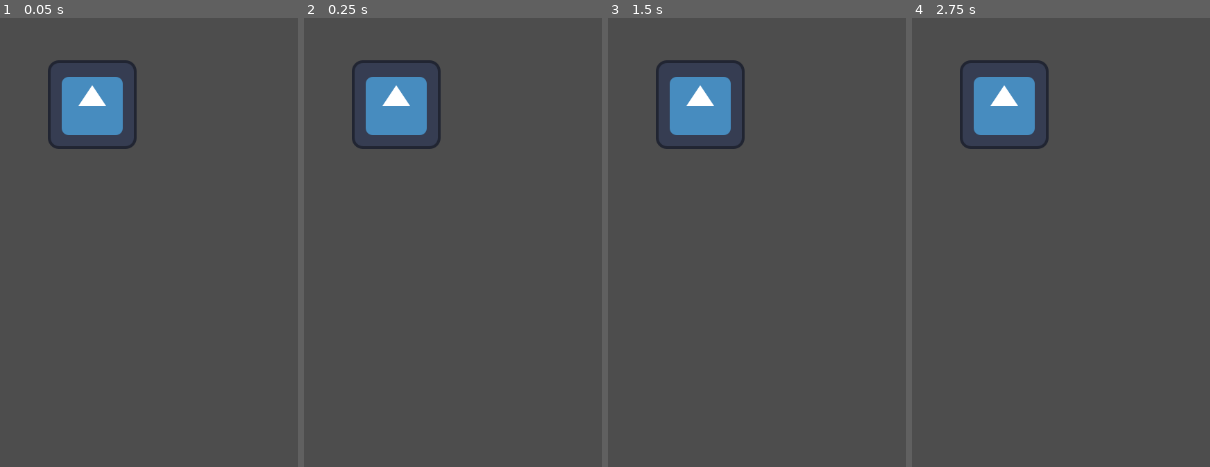
Above: before the commit, frames 1-4 (left to right).
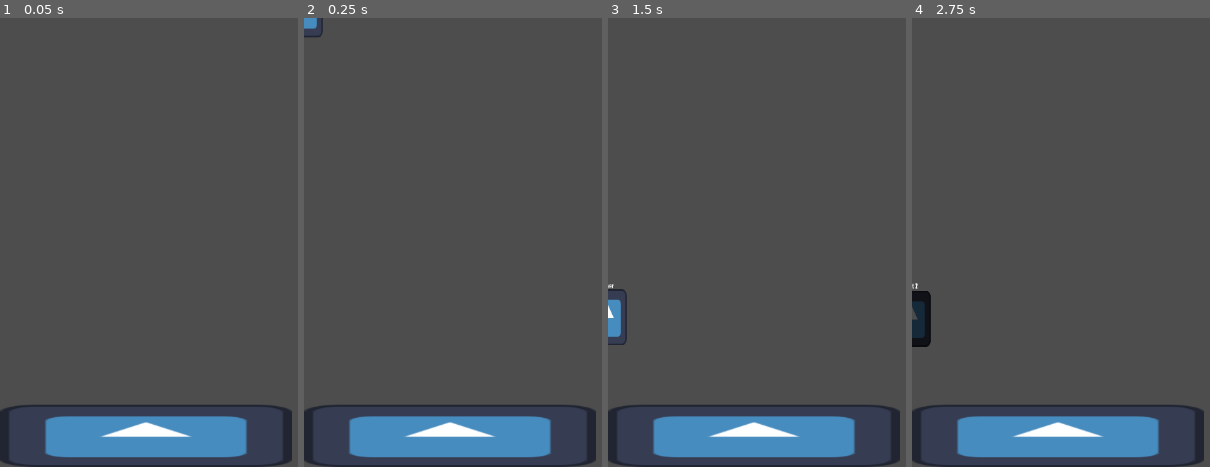
Above: after the commit, the same moments.

Repository: MrDreamhost/gmtk-jam-2025
Game: Godot game, scene res://game/main.tscn
Same seed, same stepped clock (60 frames per second), same inputs: the game is played once before the commit and once after it. The engine's default icon, where the game draws it, is replaced by a stand-in: a white triangle on a blue panel in a dark square.
Inputs (mouse positions are in pixels of both pictures, inside the frame that each line leads up to):
- Up to frame 1 (0.05 s): no input
- Up to frame 2 (0.25 s): no input
- Up to frame 3 (1.5 s): tap Enter (ui_accept) at 0.5, 0.6 s; move the mouse to (outside the picture) at 0.52 s; press the mouse at (outside the picture) at 0.53 s; hold Right (ui_right) from 0.53 s (still down); tap Space (player_jump, bound only after the commit) at 0.77, 1.07 s; move the mouse to (846, 264) at 1.27 s; release the mouse at (846, 264) at 1.28 s; click (846, 264) at 1.35 s
- Up to frame 4 (2.75 s): tap Space (player_jump, bound only after the commit) at 1.52, 1.82, 2.3 s; right-click (1150, 264) at 1.55 s; tap Enter (ui_accept) at 2 s; move the mouse to (outside the picture) at 2.02 s; release Right (ui_right) at 2.03 s; hold Left (ui_left) from 2.03 s (still down); right-click (outside the picture) at 2.1 s

The runs differ from the first frame. In frame 1, 11% of the frame differs, in the area x 0-98%, y 9-100%; in frame 2, 11%; in frame 3, 12%; in frame 4, 12%.

Commit message:
Implemented ghost spawning
You can currently record your movement by clicking and holding left mouse button.
As soon as you want to spawn a ghost press right mouse button.

Diff:
--- a/game/main.gd
+++ b/game/main.gd
@@ -1,6 +1,9 @@
-class_name Main
-extends Node2D
+class_name Main extends Node2D
 
+
+@onready var player_recorder: ReplayRecorder = $PlayerRecorder
+
+var spawned_ghosts: int = 0
 
 
 # Called when the node enters the scene tree for the first time.
@@ -10,4 +13,8 @@
 
 # Called every frame. 'delta' is the elapsed time since the previous frame.
 func _process(delta: float) -> void:
-	pass
+	if Input.is_action_just_pressed("spawn_ghost"):
+		self.spawned_ghosts += 1
+		var ghost: PlayerGhost = self.player_recorder.spawn_ghost(self.spawned_ghosts)
+		add_child(ghost)
+		print("SPAWNED GHOSTS: %s" % self.spawned_ghosts)
--- a/game/main.tscn
+++ b/game/main.tscn
@@ -1,11 +1,17 @@
-[gd_scene load_steps=3 format=3 uid="uid://d2iwwq2sfgujk"]
+[gd_scene load_steps=5 format=3 uid="uid://d2iwwq2sfgujk"]
 
 [ext_resource type="Script" uid="uid://dflftgnlarl0a" path="res://game/main.gd" id="1_xtpaf"]
-[ext_resource type="Texture2D" uid="uid://bjwnao17x8v8x" path="res://assets/sprites/icon.svg" id="2_emt18"]
+[ext_resource type="PackedScene" uid="uid://j204ye1j7wlr" path="res://level/test_level/test_level.tscn" id="2_xtpaf"]
+[ext_resource type="PackedScene" uid="uid://c0dapnlli3qqi" path="res://player/player.tscn" id="3_emt18"]
+[ext_resource type="Script" uid="uid://4det2vjn1nki" path="res://loop_system/replay_recorder.gd" id="4_vop5m"]
 
 [node name="Main" type="Node2D"]
 script = ExtResource("1_xtpaf")
 
-[node name="Icon" type="Sprite2D" parent="."]
-position = Vector2(133, 125)
-texture = ExtResource("2_emt18")
+[node name="TestLevel" parent="." instance=ExtResource("2_xtpaf")]
+
+[node name="Player" parent="." instance=ExtResource("3_emt18")]
+
+[node name="PlayerRecorder" type="Node2D" parent="." node_paths=PackedStringArray("player")]
+script = ExtResource("4_vop5m")
+player = NodePath("../Player")
--- /dev/null
+++ b/level/test_level/test_level.tscn
@@ -0,0 +1,20 @@
+[gd_scene load_steps=3 format=3 uid="uid://j204ye1j7wlr"]
+
+[ext_resource type="Texture2D" uid="uid://bjwnao17x8v8x" path="res://assets/sprites/icon.svg" id="1_twal5"]
+
+[sub_resource type="RectangleShape2D" id="RectangleShape2D_5d2q1"]
+size = Vector2(421, 90)
+
+[node name="TestLevel" type="Node2D"]
+
+[node name="StaticBody2D" type="StaticBody2D" parent="."]
+position = Vector2(10, 638)
+
+[node name="CollisionShape2D" type="CollisionShape2D" parent="StaticBody2D"]
+position = Vector2(200.5, -35)
+shape = SubResource("RectangleShape2D_5d2q1")
+
+[node name="Sprite2D" type="Sprite2D" parent="StaticBody2D"]
+position = Vector2(200.5, -35)
+scale = Vector2(3.28906, 0.703125)
+texture = ExtResource("1_twal5")
--- a/loop_system/player_ghost.gd
+++ b/loop_system/player_ghost.gd
@@ -1,12 +1,26 @@
-class_name PlayerGhost
-extends Node2D
+class_name PlayerGhost extends CharacterBody2D
+
+
+@onready var label: Label = $Sprite2D/Label
+
+var ghost_number: int
+var replay_data: ReplayData
+var current_index: int = 0
 
 
 # Called when the node enters the scene tree for the first time.
 func _ready() -> void:
-	pass # Replace with function body.
+	assert(self.replay_data != null, "Ghost has no replay data")
+	assert(self.ghost_number != null, "Ghost has no number")
+	self.label.text = "Ghost %s" % self.ghost_number
 
 
 # Called every frame. 'delta' is the elapsed time since the previous frame.
 func _process(delta: float) -> void:
 	pass
+
+
+func _physics_process(delta: float) -> void:
+	if self.current_index < self.replay_data.positions.size():
+		self.global_position = self.replay_data.positions[self.current_index]
+		self.current_index += 1
--- a/loop_system/player_ghost.tscn
+++ b/loop_system/player_ghost.tscn
@@ -1,6 +1,34 @@
-[gd_scene load_steps=2 format=3 uid="uid://dse438ppxg1ld"]
+[gd_scene load_steps=4 format=3 uid="uid://dse438ppxg1ld"]
 
 [ext_resource type="Script" uid="uid://78kkvrlap4le" path="res://loop_system/player_ghost.gd" id="1_344kn"]
+[ext_resource type="Texture2D" uid="uid://bjwnao17x8v8x" path="res://assets/sprites/icon.svg" id="2_ymobc"]
 
-[node name="PlayerGhost" type="Node2D"]
+[sub_resource type="CapsuleShape2D" id="CapsuleShape2D_ymobc"]
+radius = 26.0
+height = 80.0
+
+[node name="PlayerGhost" type="CharacterBody2D"]
 script = ExtResource("1_344kn")
+
+[node name="Sprite2D" type="Sprite2D" parent="."]
+self_modulate = Color(0.295867, 0.295866, 0.295866, 1)
+position = Vector2(0, -41)
+scale = Vector2(0.421875, 0.632813)
+texture = ExtResource("2_ymobc")
+
+[node name="Label" type="Label" parent="Sprite2D"]
+anchors_preset = -1
+anchor_left = 0.5
+anchor_right = 0.5
+offset_left = -103.0
+offset_top = -86.5617
+offset_right = -25.0
+offset_bottom = -63.5617
+grow_horizontal = 2
+grow_vertical = 0
+text = "Ghost 999"
+metadata/_edit_use_anchors_ = true
+
+[node name="CollisionShape2D" type="CollisionShape2D" parent="."]
+position = Vector2(0, -40)
+shape = SubResource("CapsuleShape2D_ymobc")
--- a/loop_system/replay_data.gd
+++ b/loop_system/replay_data.gd
@@ -1,2 +1,3 @@
-class_name ReplayData
-extends Resource
+class_name ReplayData extends Resource
+
+var positions: Array[Vector2] = []
--- a/loop_system/replay_recorder.gd
+++ b/loop_system/replay_recorder.gd
@@ -1,5 +1,10 @@
-class_name ReplayRecorder
-extends Node
+class_name ReplayRecorder extends Node
+
+
+@export var player: Player
+
+var replay_data: ReplayData
+var ghost_scene: PackedScene = preload("res://loop_system/player_ghost.tscn")
 
 
 # Called when the node enters the scene tree for the first time.
@@ -10,3 +15,19 @@
 # Called every frame. 'delta' is the elapsed time since the previous frame.
 func _process(delta: float) -> void:
 	pass
+
+
+func _physics_process(delta: float) -> void:
+	if Input.is_action_just_pressed("record_replay"):
+		self.replay_data = ReplayData.new()
+	if Input.is_action_pressed("record_replay"):
+		self.replay_data.positions.append(self.player.global_position)
+		print("RECORDING")
+
+
+func spawn_ghost(number: int) -> PlayerGhost:
+	print("Spawning ghost")
+	var ghost: PlayerGhost = self.ghost_scene.instantiate()
+	ghost.ghost_number = number
+	ghost.replay_data = self.replay_data
+	return ghost
--- a/player/player.gd
+++ b/player/player.gd
@@ -1,9 +1,8 @@
-class_name Player
-extends CharacterBody2D
+class_name Player extends CharacterBody2D
 
 
-@export var speed = 300.0
-@export var jump_velocity = -400.0
+const SPEED = 300.0
+const JUMP_VELOCITY = -400.0
 
 
 func _physics_process(delta: float) -> void:
@@ -12,15 +11,15 @@
 		velocity += get_gravity() * delta
 
 	# Handle jump.
-	if Input.is_action_just_pressed("ui_accept") and is_on_floor():
-		velocity.y = jump_velocity
+	if Input.is_action_just_pressed("player_jump") and is_on_floor():
+		velocity.y = JUMP_VELOCITY
 
 	# Get the input direction and handle the movement/deceleration.
 	# As good practice, you should replace UI actions with custom gameplay actions.
-	var direction := Input.get_axis("ui_left", "ui_right")
+	var direction := Input.get_axis("player_left", "player_right")
 	if direction:
-		velocity.x = direction * speed
+		velocity.x = direction * SPEED
 	else:
-		velocity.x = move_toward(velocity.x, 0, speed)
+		velocity.x = move_toward(velocity.x, 0, SPEED)
 
 	move_and_slide()
--- a/player/player.tscn
+++ b/player/player.tscn
@@ -21,6 +21,7 @@
 offset_right = 20.5556
 offset_bottom = -60.7531
 text = "Player"
+metadata/_edit_use_anchors_ = true
 
 [node name="CollisionShape2D" type="CollisionShape2D" parent="."]
 position = Vector2(0, -40)
--- a/project.godot
+++ b/project.godot
@@ -27,6 +27,35 @@
 "res://ui/": "teal"
 }
 
+[input]
+
+player_left={
+"deadzone": 0.2,
+"events": [Object(InputEventKey,"resource_local_to_scene":false,"resource_name":"","device":-1,"window_id":0,"alt_pressed":false,"shift_pressed":false,"ctrl_pressed":false,"meta_pressed":false,"pressed":false,"keycode":0,"physical_keycode":65,"key_label":0,"unicode":97,"location":0,"echo":false,"script":null)
+]
+}
+player_right={
+"deadzone": 0.2,
+"events": [Object(InputEventKey,"resource_local_to_scene":false,"resource_name":"","device":-1,"window_id":0,"alt_pressed":false,"shift_pressed":false,"ctrl_pressed":false,"meta_pressed":false,"pressed":false,"keycode":0,"physical_keycode":68,"key_label":0,"unicode":100,"location":0,"echo":false,"script":null)
+]
+}
+player_jump={
+"deadzone": 0.2,
+"events": [Object(InputEventKey,"resource_local_to_scene":false,"resource_name":"","device":-1,"window_id":0,"alt_pressed":false,"shift_pressed":false,"ctrl_pressed":false,"meta_pressed":false,"pressed":false,"keycode":0,"physical_keycode":32,"key_label":0,"unicode":32,"location":0,"echo":false,"script":null)
+, Object(InputEventKey,"resource_local_to_scene":false,"resource_name":"","device":-1,"window_id":0,"alt_pressed":false,"shift_pressed":false,"ctrl_pressed":false,"meta_pressed":false,"pressed":false,"keycode":0,"physical_keycode":87,"key_label":0,"unicode":119,"location":0,"echo":false,"script":null)
+]
+}
+record_replay={
+"deadzone": 0.2,
+"events": [Object(InputEventMouseButton,"resource_local_to_scene":false,"resource_name":"","device":-1,"window_id":0,"alt_pressed":false,"shift_pressed":false,"ctrl_pressed":false,"meta_pressed":false,"button_mask":0,"position":Vector2(0, 0),"global_position":Vector2(0, 0),"factor":1.0,"button_index":1,"canceled":false,"pressed":false,"double_click":false,"script":null)
+]
+}
+spawn_ghost={
+"deadzone": 0.2,
+"events": [Object(InputEventMouseButton,"resource_local_to_scene":false,"resource_name":"","device":-1,"window_id":0,"alt_pressed":false,"shift_pressed":false,"ctrl_pressed":false,"meta_pressed":false,"button_mask":0,"position":Vector2(0, 0),"global_position":Vector2(0, 0),"factor":1.0,"button_index":2,"canceled":false,"pressed":false,"double_click":false,"script":null)
+]
+}
+
 [rendering]
 
 renderer/rendering_method="gl_compatibility"
